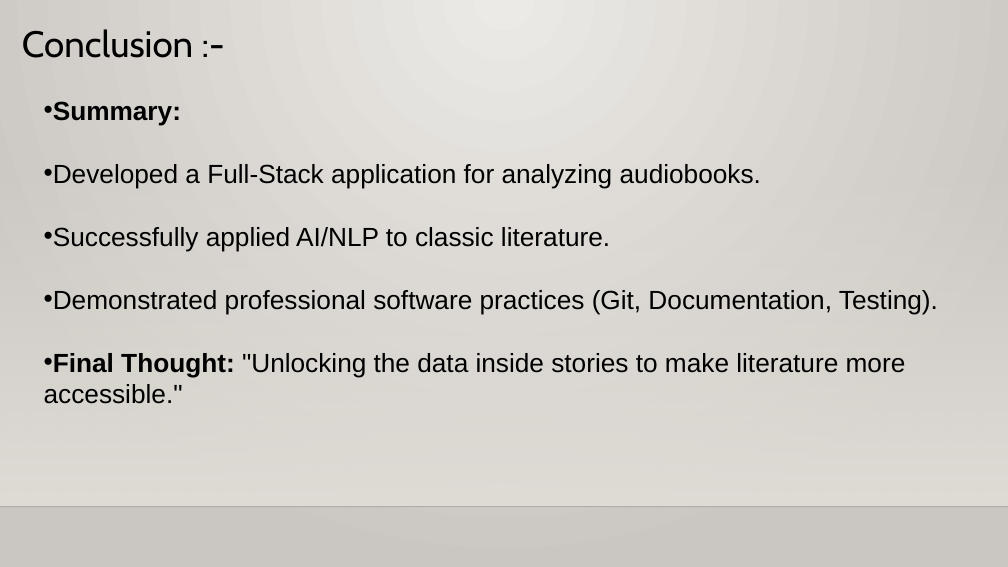
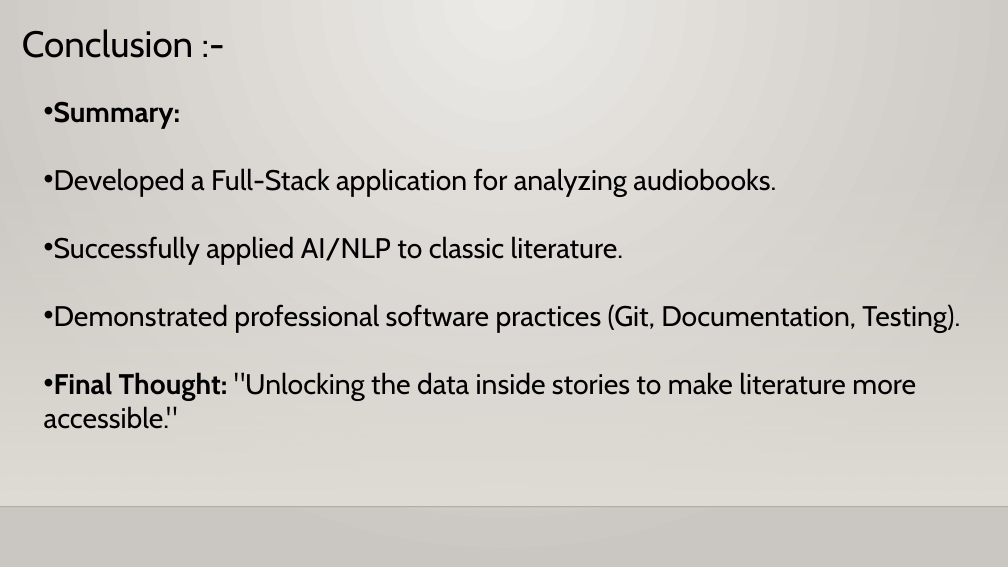
Before and after one commit to Sivashalinimurugesan/Automated-Podcast-Transcription-and-Topic-Segmentation, a slide deck: slide 12 of AI Podcast Transcription.pptx (slide 11 before the commit). Drawn at 1008x567 pixels with LibreOffice and Linux fonts; fonts in the diff are those of the drawing; background and template pictures are left out. Boxes give left, top, right and bottom in pixels: in the first picture for what was removed or moved away, otherwise in the second. Text is boxed around its words. In the diff, an @@ line names an element or a change of style, - is before the commit and + after.

```diff
--- a/AI Podcast Transcription.pptx
+++ b/AI Podcast Transcription.pptx
@@ text "Summary:" at (x1=44, y1=101, x2=960, y2=429): size 25 to 27 pt, font Arial to Cabin @@
```
Also in this commit, not shown: 10 other slides changed, 1 slide added.
